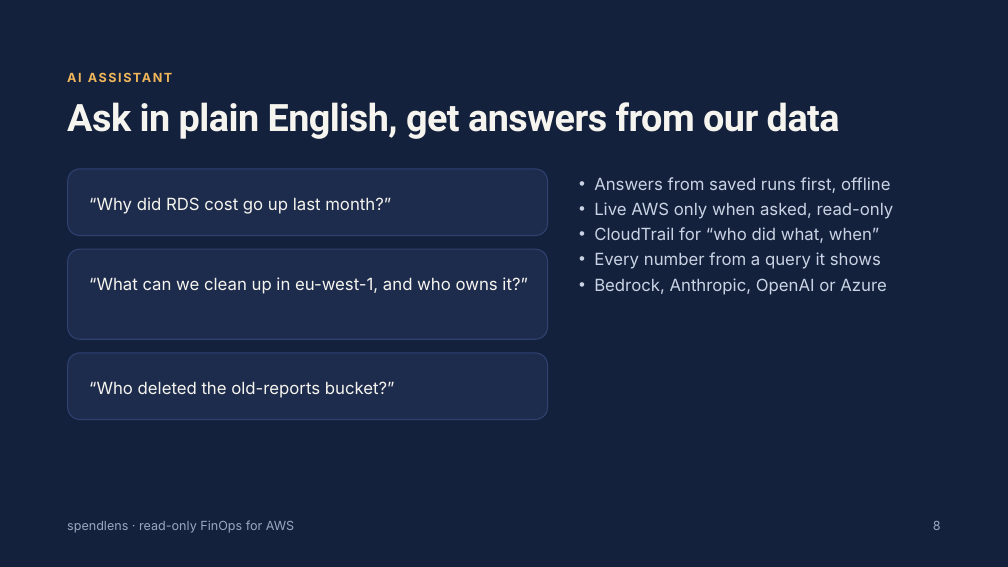
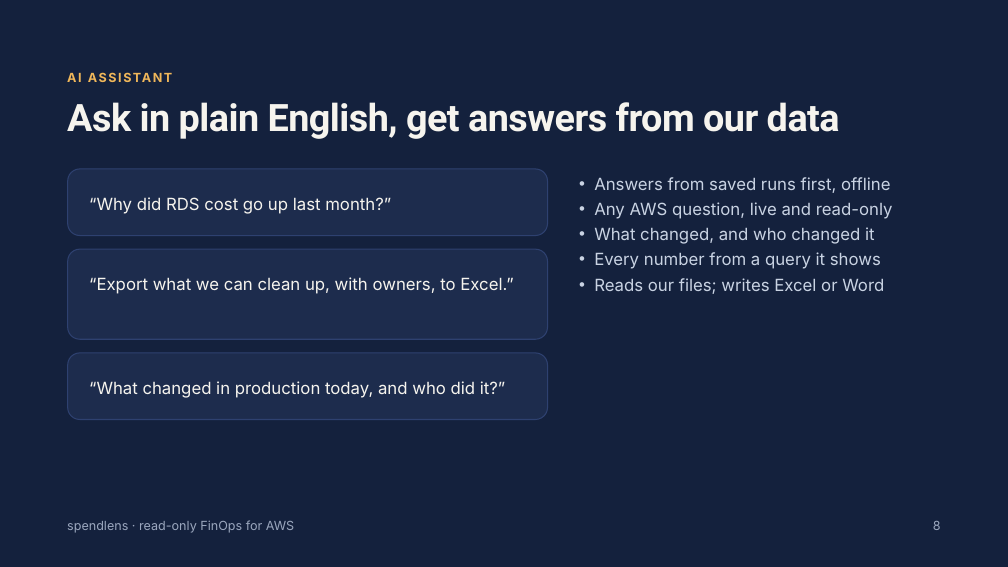
Before and after one commit to devops-monk/spendlens, a slide deck: slide 8 of docs/ppt/spendlens FinOps for our AWS estate.pptx. Drawn at 1008x567 pixels with LibreOffice and Linux fonts; fonts in the diff are those of the drawing. Boxes give left, top, right and bottom in pixels: in the first picture for what was removed or moved away, otherwise in the second. Text is boxed around its words. In the diff, an @@ line names an element or a change of style, - is before the commit and + after.

Commit message:
docs(deck): 0.4.6 in the presentation: what changed and who, Tailpipe, files in and out, live AWS by default

```diff
--- a/docs/ppt/spendlens FinOps for our AWS estate.pptx
+++ b/docs/ppt/spendlens FinOps for our AWS estate.pptx
@@ text at <box>594,202,893,244</box>: text changed @@
-• Live AWS only when asked, read-only
-• CloudTrail for “who did what, when”
+• Any AWS question, live and read-only
+• What changed, and who changed it
@@ text in rounded rectangle at <box>89,277,513,294</box>: text changed @@
-“What can we clean up in eu-west-1, and who owns it?”
+“Export what we can clean up, with owners, to Excel.”
@@ text at <box>594,278,884,294</box>: text changed @@
-• Bedrock, Anthropic, OpenAI or Azure
+• Reads our files; writes Excel or Word
@@ text in rounded rectangle at <box>89,381,505,398</box>: text changed @@
-“Who deleted the old-reports bucket?”
+“What changed in production today, and who did it?”
```
Also in this commit, not shown: 5 other slides changed, 1 slide added, 2 other files.
